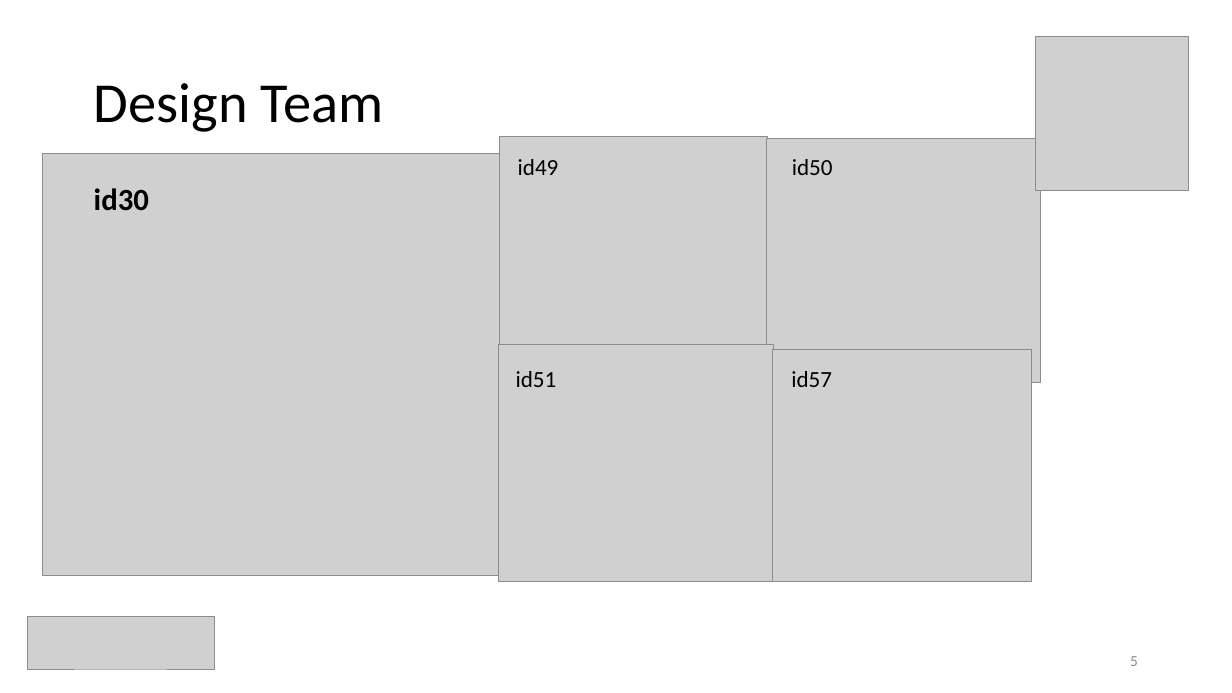
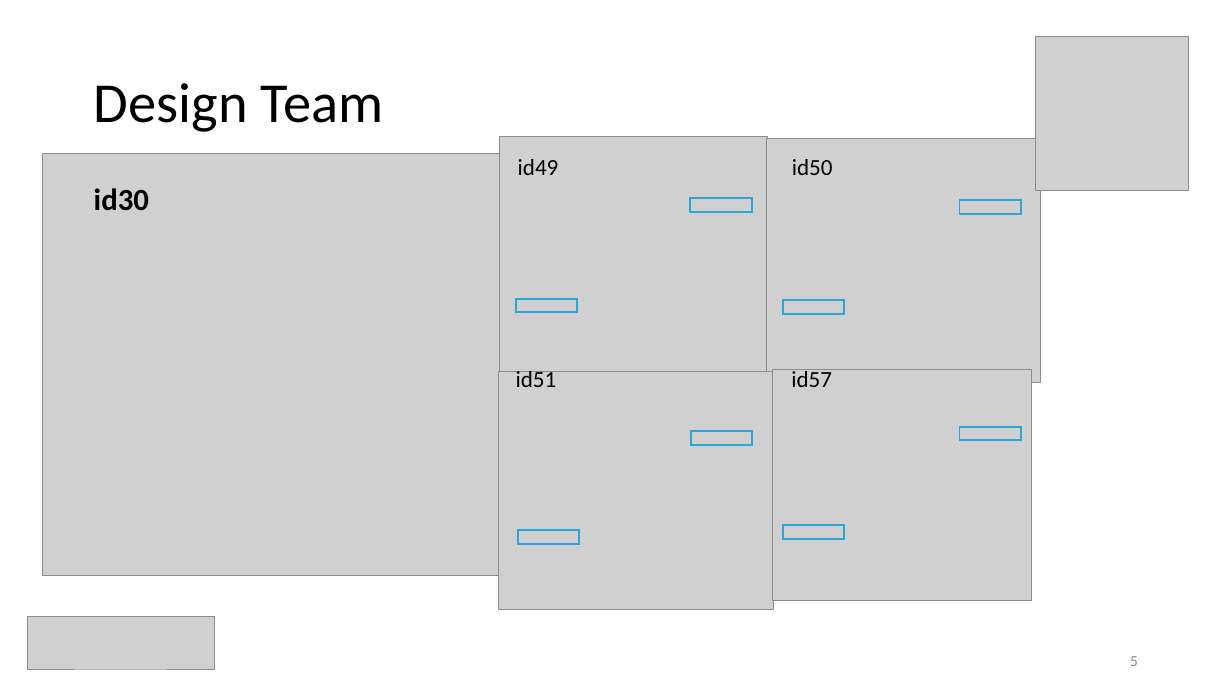
Before and after one commit to ceciliacheungns/Analytics_In_Business, a slide deck: slide 6 of Presentation.pptx. Drawn at 1232x693 pixels with LibreOffice and Linux fonts; fonts in the diff are those of the drawing; grey boxes stand for pictures. Boxes give left, top, right and bottom in pixels: in the first picture for what was removed or moved away, otherwise in the second. Text is boxed around its words. In the diff, an @@ line names an element or a change of style, - is before the commit and + after.

```diff
--- a/Presentation.pptx
+++ b/Presentation.pptx
@@ rectangle added at [690, 198, 752, 212], outline #2DA5DB 1.5 pt @@
@@ rectangle added at [959, 200, 1021, 213], outline #2DA5DB 1.5 pt @@
@@ rectangle added at [516, 299, 578, 312], outline #2DA5DB 1.5 pt @@
@@ rectangle added at [783, 300, 845, 314], outline #2DA5DB 1.5 pt @@
@@ picture: place and size @@
-picture at [498, 345, 773, 582]
+picture at [498, 372, 773, 609]
@@ picture: place and size @@
-picture at [773, 349, 1031, 581]
+picture at [773, 369, 1031, 601]
@@ rectangle added at [691, 431, 753, 445], outline #2DA5DB 1.5 pt @@
@@ rectangle added at [959, 427, 1021, 441], outline #2DA5DB 1.5 pt @@
@@ rectangle added at [518, 531, 579, 544], outline #2DA5DB 1.5 pt @@
@@ rectangle added at [783, 525, 845, 539], outline #2DA5DB 1.5 pt @@
```
Also in this commit, not shown: 2 other slides changed, 2 slides removed.
